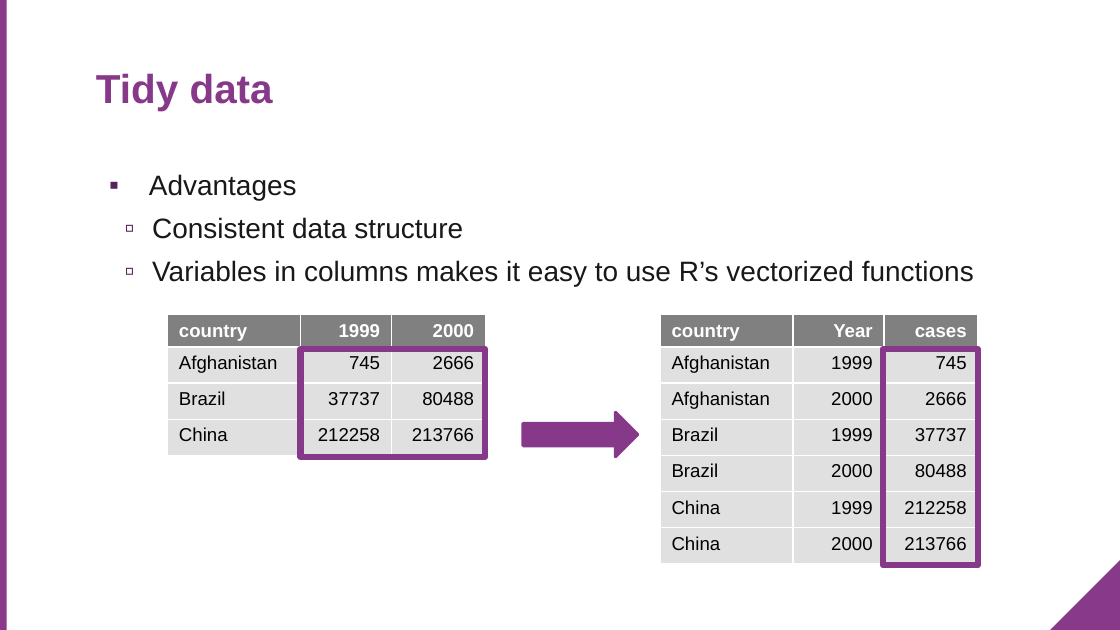
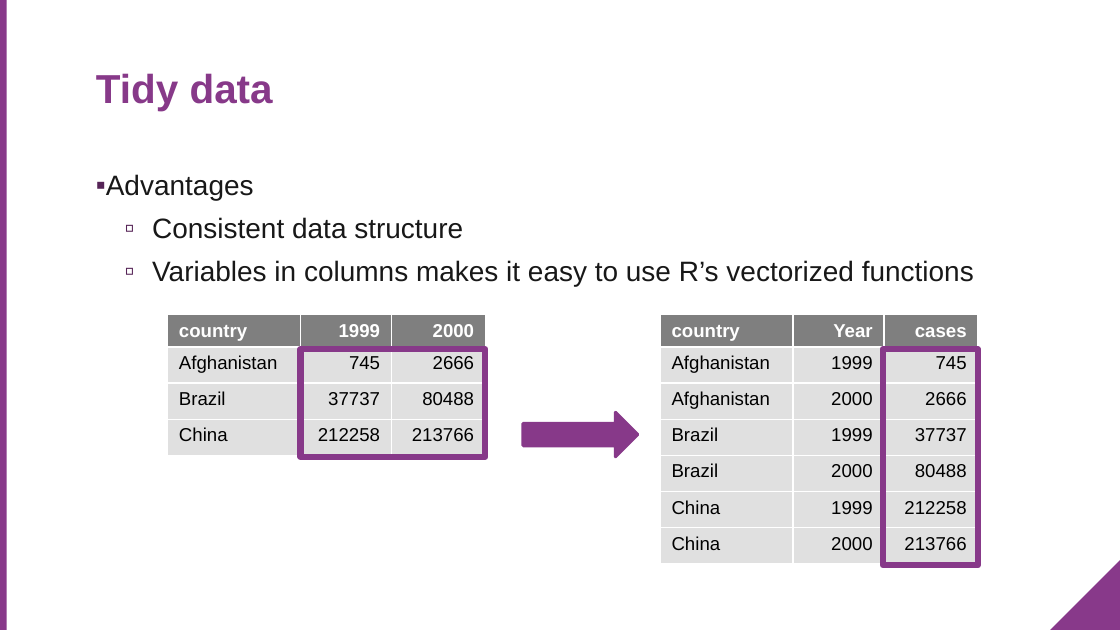
Before and after one commit to RLadiesCharlottesville/Presentations, a slide deck: slide 26 of 2019-08-27-R_Tutorial_RMarkdown_Tidyverse.pptx (slide 25 before the commit). Drawn at 1120x630 pixels with LibreOffice and Linux fonts; fonts in the diff are those of the drawing; background and template pictures are left out. Boxes give left, top, right and bottom in pixels: in the first picture for what was removed or moved away, otherwise in the second. Text is boxed around its words. In the diff, an @@ line names an element or a change of style, - is before the commit and + after.

```diff
--- a/2019-08-27-R_Tutorial_RMarkdown_Tidyverse.pptx
+++ b/2019-08-27-R_Tutorial_RMarkdown_Tidyverse.pptx
@@ text "Advantages" at [96,174,974,287]: indent changed; less space between paragraphs @@
```
Also in this commit, not shown: 29 other slides changed, 2 slides added, 1 slide removed.
